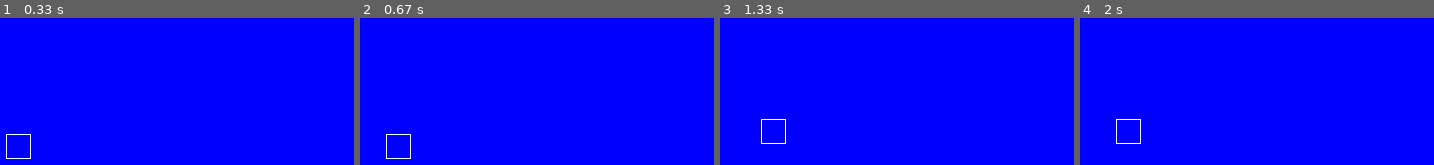
Above: before the commit, frames 1-4 (left to right).
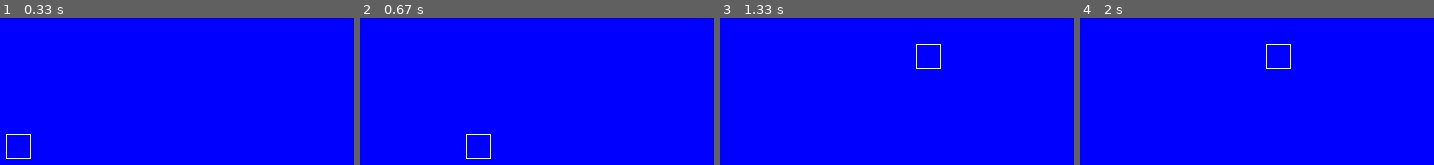
Above: after the commit, the same moments.

Repository: saegl5/myprojects
Game: pygame game, started from Codes/pygame_interaction_part_3.py
Same seed, same stepped clock (60 frames per second), same inputs: the game is played once before the commit and once after it.
Inputs:
- Up to frame 1 (0.33 s): no input
- Up to frame 2 (0.67 s): hold Right from 0.33 s (still down)
- Up to frame 3 (1.33 s): release Right at 0.8 s; hold Up 0.83-1.13 s; hold Right from 1.17 s (still down)
- Up to frame 4 (2 s): release Right at 1.63 s; hold Left from 1.67 s (still down)

Frame 1 is identical in both runs. In frame 2, 0.4% of the frame differs, in the area x 7-38%, y 78-96%; in frame 3, 0.4%; in frame 4, 0.4%.

Commit message:
backtracked

Diff:
--- a/Codes/pygame_interaction_part_3.py
+++ b/Codes/pygame_interaction_part_3.py
@@ -11,9 +11,11 @@
 clock = pygame.time.Clock() # define "clock"
 x_offset = 0 # reordered
 y_offset = 0
+x_increment = 0
+y_increment = 0
 
 pygame.display.set_caption("QUESTABOX's Cool Game") # title, example
-pygame.key.set_repeat(100) # 100 millisecond delay between repeats, optional
+pygame.key.set_repeat(10) # 10 millisecond delay between repeats, optional
 
 # --- Functions
 # def draw_rect(COLOR, x, y, W, H, width):
@@ -31,18 +33,20 @@
         # --- Mouse/keyboard events
         elif action.type == pygame.KEYDOWN: # "elif" means else if
             if action.key == pygame.K_RIGHT: # note "action.key"
-                x_offset += 5 # "5" is optional
+                x_increment = 5 # "5" is optional
             elif action.key == pygame.K_LEFT:
-                x_offset -= 5
+                x_increment = -5
             elif action.key == pygame.K_DOWN:
-                y_offset += 5 # note "y_offset," and recall that y increases going downward
+                y_increment = 5 # note "y_increment," and recall that y increases going downward
             elif action.key == pygame.K_UP:
-                y_offset -= 5
+                y_increment = -5
         elif action.type == pygame.KEYUP:
-            x_offset += 0
-            y_offset += 0
+            x_increment = 0
+            y_increment = 0
         # -------------------------
     # --- Game logic
+    x_offset += x_increment
+    y_offset += y_increment
     if size[0]/2+x_offset < 0:
         x_offset = -size[0]/2 # prevent rectangle from passing left edge, solved for x_offset
     elif size[0]/2+x_offset+25 > size[0]:
@@ -56,7 +60,9 @@
     # --- Drawing code
     # pygame.draw.rect(screen, WHITE, (size[0]/2, size[1]/2, 25, 25), width=1)
     # draw_rect(size[0]/2, size[1]/2, 25, 25) # call function and input parameters
+
     draw_rect(size[0]/2+x_offset, size[1]/2+y_offset, 25, 25) # call function, input parameters, and rely on keyboard
+
     # ----------------
     pygame.display.flip() # update the display
     clock.tick(60) # maximum 60 frames per second
